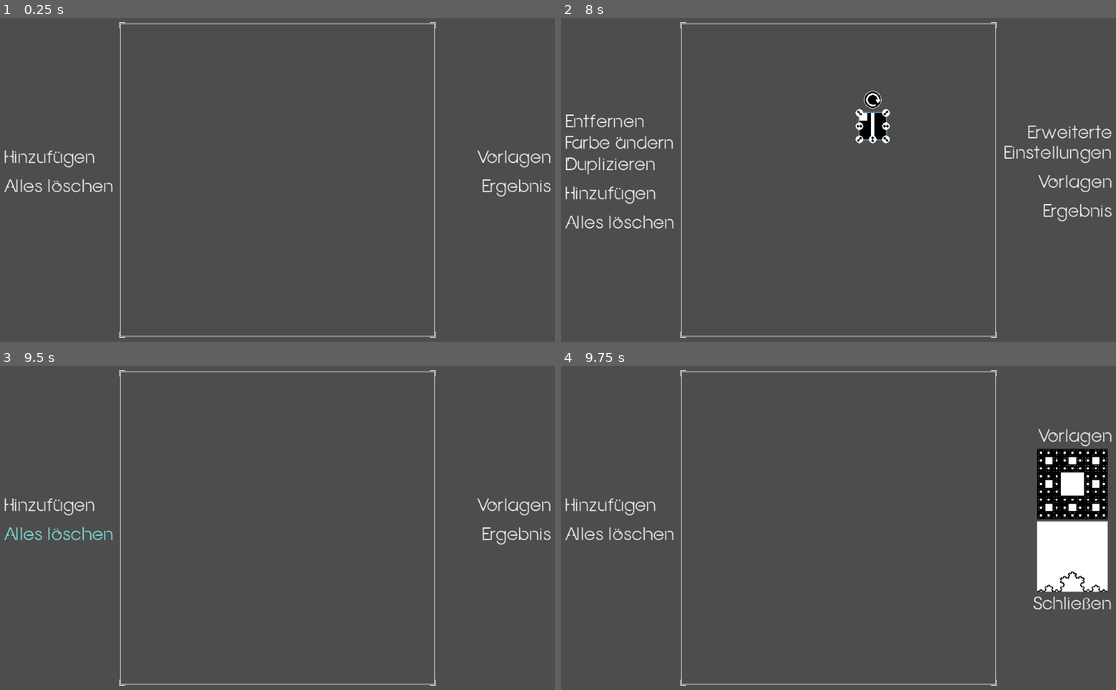
Above: before the commit, frames 1-4 (two rows, left to right).
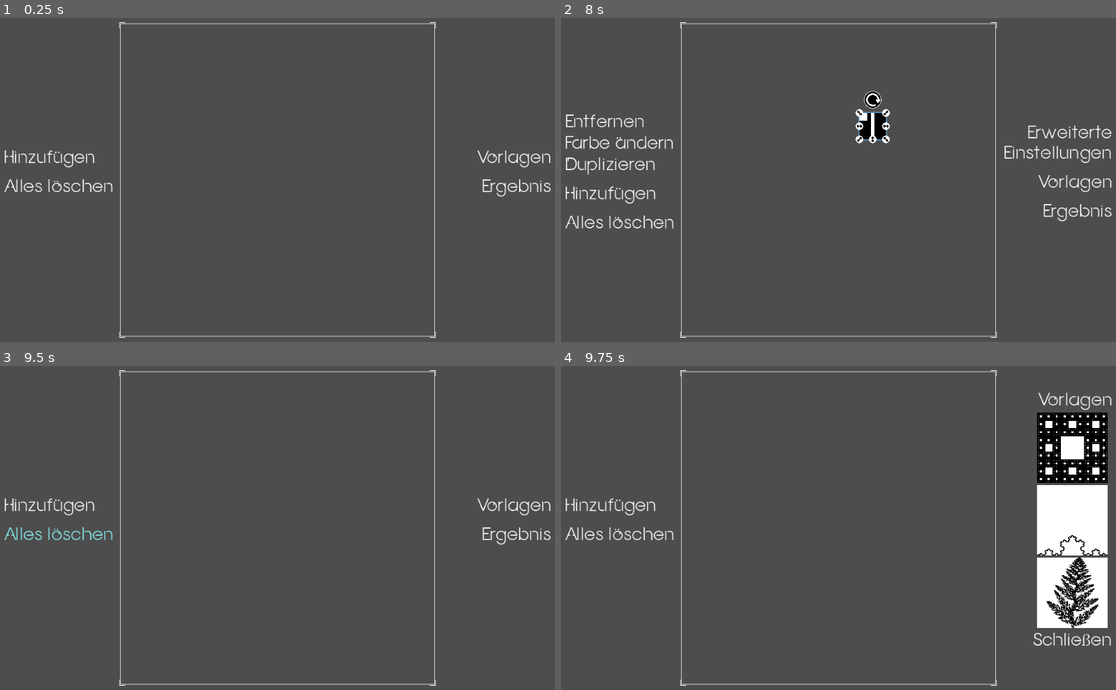
Above: after the commit, the same moments.

Repository: Anomasie/Fractals
Game: Godot game, scene res://scenes/GUI.tscn
Two runs of this game, one before a commit and one after it. Both use one fixed random seed, a clock stepped at 60 frames per second and the inputs below.
Inputs (mouse positions are in pixels of both pictures, inside the frame that each line leads up to):
- Up to frame 1 (0.25 s): no input
- Up to frame 2 (8 s): click "Hinzufügen" at 0.5 s; click (871, 124) at 1.25 s; click (888, 124) at 2 s; click (860, 124) at 2.75 s; click (871, 137) at 3.5 s; click (888, 137) at 4.25 s; click (860, 137) at 5 s; click (888, 111) at 5.75 s; click (860, 111) at 6.5 s; click (871, 99) at 7.25 s
- Up to frame 3 (9.5 s): click "Entfernen" at 8 s; click "Alles löschen" at 8.75 s
- Up to frame 4 (9.75 s): click "Vorlagen" at 9.5 s

Frames 1-3 are identical in both runs. In frame 4, 5.7% of the frame differs, in the area x 85-100%, y 8-87%.

Commit message:
added Barnsley Fern (own version)

Diff:
--- a/scenes/Presets.gd
+++ b/scenes/Presets.gd
@@ -85,40 +85,38 @@
 				"mirrored": false
 			}
 		]
-	}
-}
-
-const presets_i_havent_finished_yet = {
+	},
 	"Barnsley": {
-		"texture": "res://assets/presets/KochSnowflake.png",
+		"texture": "res://assets/presets/BarnsleyFern.png",
 		"ifs": [
-			{
-				"translation": Vector2(0.5, 0.16),
-				"contract": Vector2(0, 0.16),
-				"rotation": 0,
+			{ # main leafs
+				"translation": Vector2(0.27, 1.089),
+				"contract": Vector2(0.872, 0.804),
+				"rotation": 2 * PI - 345.0 / 360 * 2 * PI,
 				"mirrored": false
 			},
-			{
-				"translation": Vector2(0.15, 0.85),
-				"contract": Vector2(0.85, 0.85),
-				"rotation": 0,
+			{ # first left leaf
+				"translation": Vector2(0.066, 0.3),
+				"contract": Vector2( 0.269, 0.49 ),
+				"rotation": 2 * PI - 48.0 / 360 * 2 * PI,
 				"mirrored": false
 			},
-			{
-				"translation": Vector2(0.15, 0.85),
-				"contract": Vector2(0.85, 0.85),
-				"rotation": PI / 6,
-				"mirrored": false
+			{ # first right leaf
+				"translation": Vector2(0.813, 0.391),#Vector2(0.937, 0.232),
+				"contract": Vector2(0.202, 0.465),
+				"rotation": 2 * PI - 308.0 / 360 * 2 * PI,
+				"mirrored": true
 			},
-			{
-				"translation": Vector2(0.15, 0.85),
-				"contract": Vector2(0.85, 0.85),
-				"rotation": -PI / 6,
+						{ # Stiel
+				"translation": Vector2(0.463, 0.266),
+				"contract": Vector2(0.085, 0.29),
+				"rotation": 2 * PI - 1.0 / 360 * 2 * PI,
 				"mirrored": false
 			}
 		]
 	}
 }
+
 
 @onready var Preset = load("res://scenes/Preset.tscn")
 @onready var CloseButton = $CloseButton
Binary file added: assets/presets/BarnsleyFern.png
Not shown, added: assets/presets/BarnsleyFern.png.import
